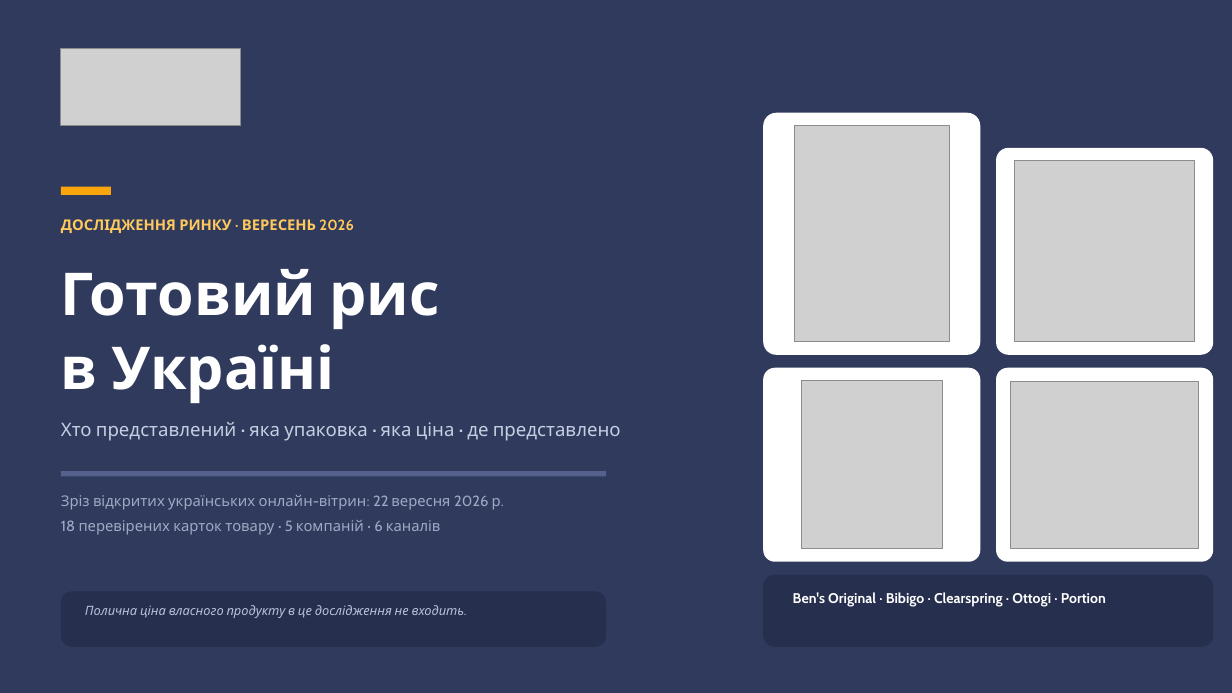
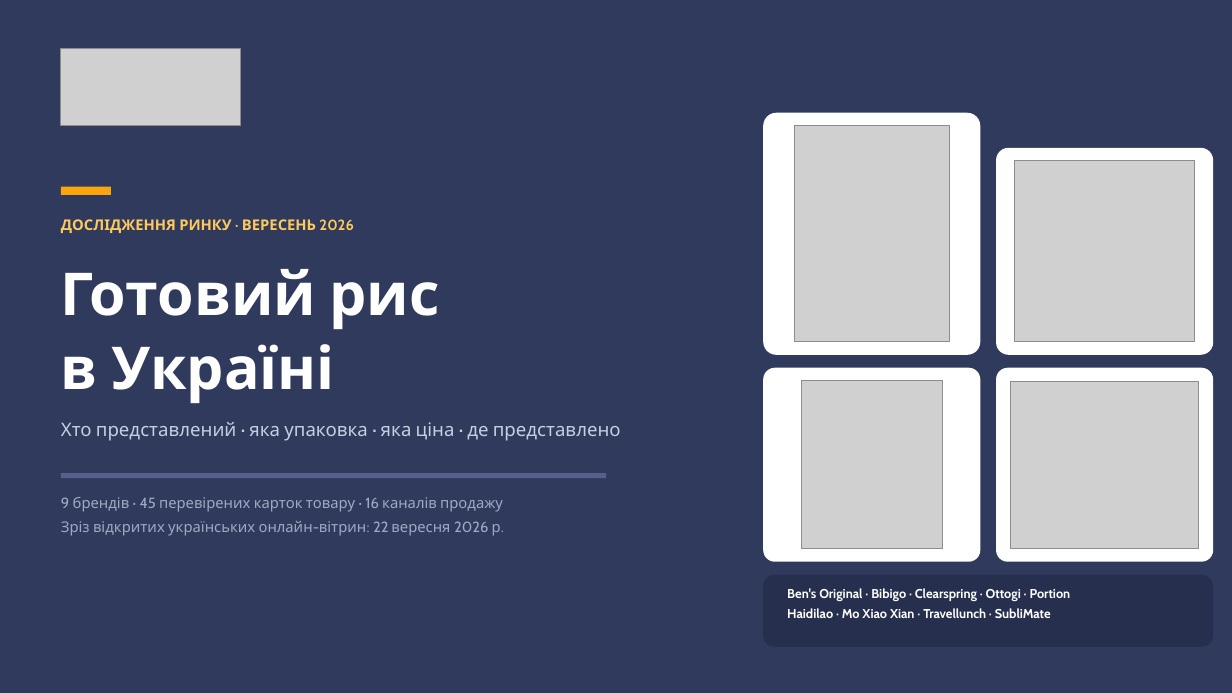
Before and after one commit to IllyaChaplygin/Chaplygin-Illya, a slide deck: slide 1 of market-research/Gotovyi_Rys_Doslidzhennia_Rynku.pptx. Drawn at 1232x693 pixels with LibreOffice and Linux fonts; fonts in the diff are those of the drawing; grey boxes stand for pictures; background and template pictures are left out; a plain dark background stands for a picture behind light text. Boxes give left, top, right and bottom in pixels: in the first picture for what was removed or moved away, otherwise in the second. Text is boxed around its words. In the diff, an @@ line names an element or a change of style, - is before the commit and + after.

```diff
--- a/market-research/Gotovyi_Rys_Doslidzhennia_Rynku.pptx
+++ b/market-research/Gotovyi_Rys_Doslidzhennia_Rynku.pptx
@@ text at [61, 497, 503, 536]: text changed @@
-Зріз відкритих українських онлайн-вітрин: 22 вересня 2026 р.
-18 перевірених карток товару · 5 компаній · 6 каналів
+9 брендів · 45 перевірених карток товару · 16 каналів продажу
+Зріз відкритих українських онлайн-вітрин: 22 вересня 2026 р.
@@ rounded rectangle removed at [61, 592, 606, 647] @@
@@ text at [787, 588, 1071, 618]: text changed; size 11 to 10 pt @@
-Ben's Original · Bibigo · Clearspring · Ottogi · Portion
+Ben's Original · Bibigo · Clearspring · Ottogi · Portion
+Haidilao · Mo Xiao Xian · Travellunch · SubliMate
@@ text removed at [85, 605, 465, 618] @@
-Полична ціна власного продукту в це дослідження не входить.
```
Also in this commit, not shown: 4 other slides changed, 7 slides added, 8 slides removed, 3 other files.
